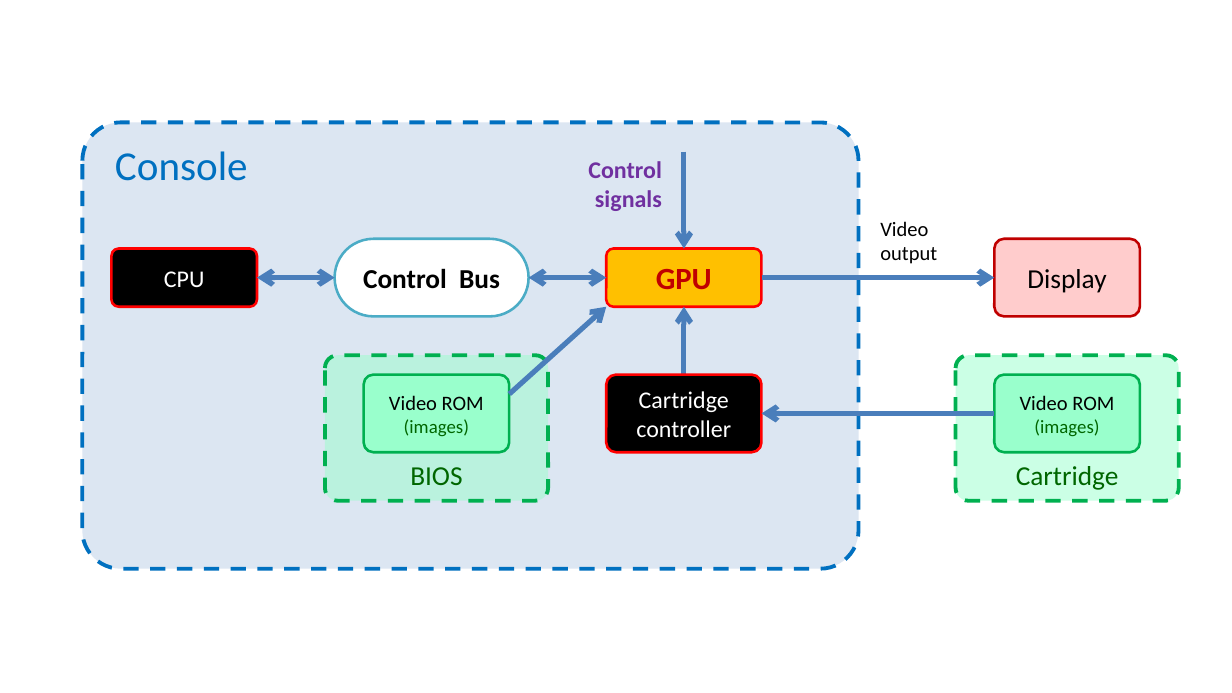
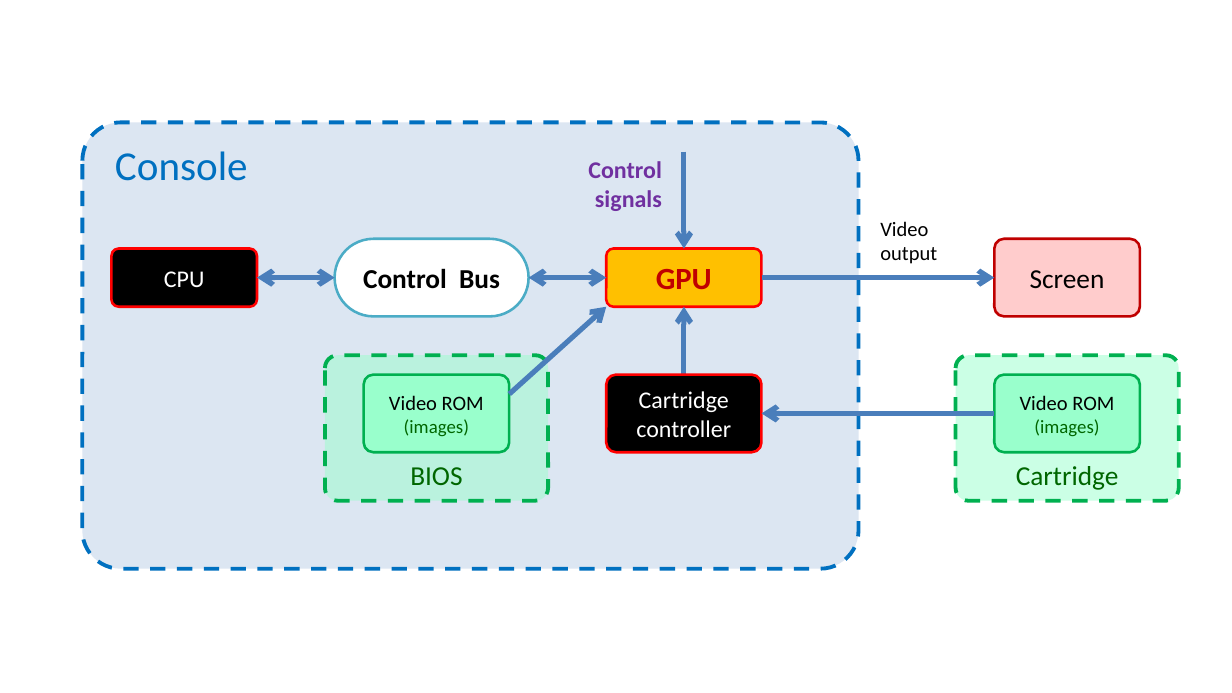
Before and after one commit to vircon32/Vircon32Documents, a slide deck: slide 1 of Specification/English/Editable source images/Images Spec Part 4 - GPU.pptx. Drawn at 1232x693 pixels with LibreOffice and Linux fonts; fonts in the diff are those of the drawing. Boxes give left, top, right and bottom in pixels: in the first picture for what was removed or moved away, otherwise in the second. Text is boxed around its words. In the diff, an @@ line names an element or a change of style, - is before the commit and + after.

```diff
--- a/Specification/English/Editable source images/Images Spec Part 4 - GPU.pptx
+++ b/Specification/English/Editable source images/Images Spec Part 4 - GPU.pptx
@@ text in rounded rectangle at (1030,270,1105,289): text changed @@
-Display
+Screen
```
Also in this commit, not shown: 1 other slide changed, 8 other files.
